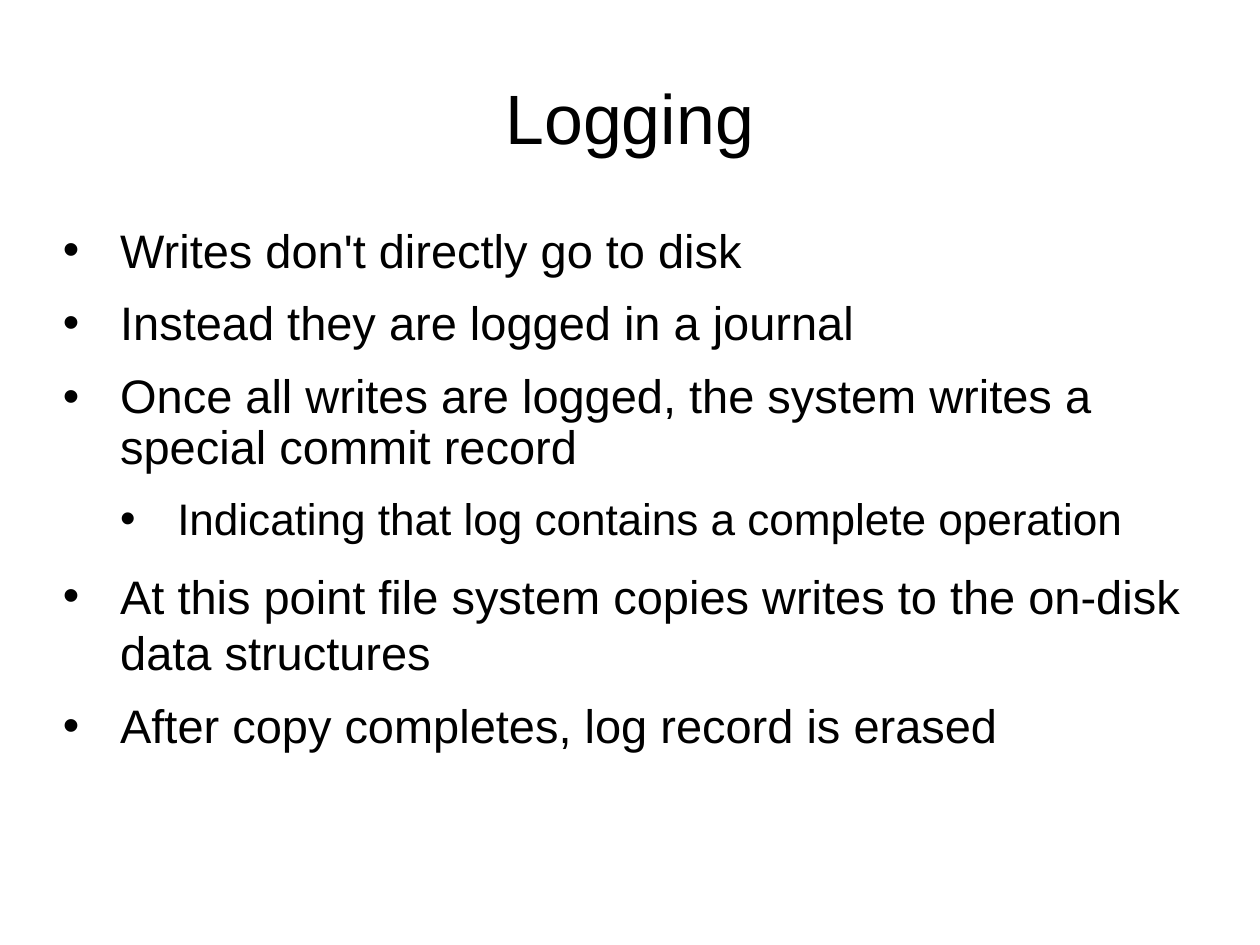
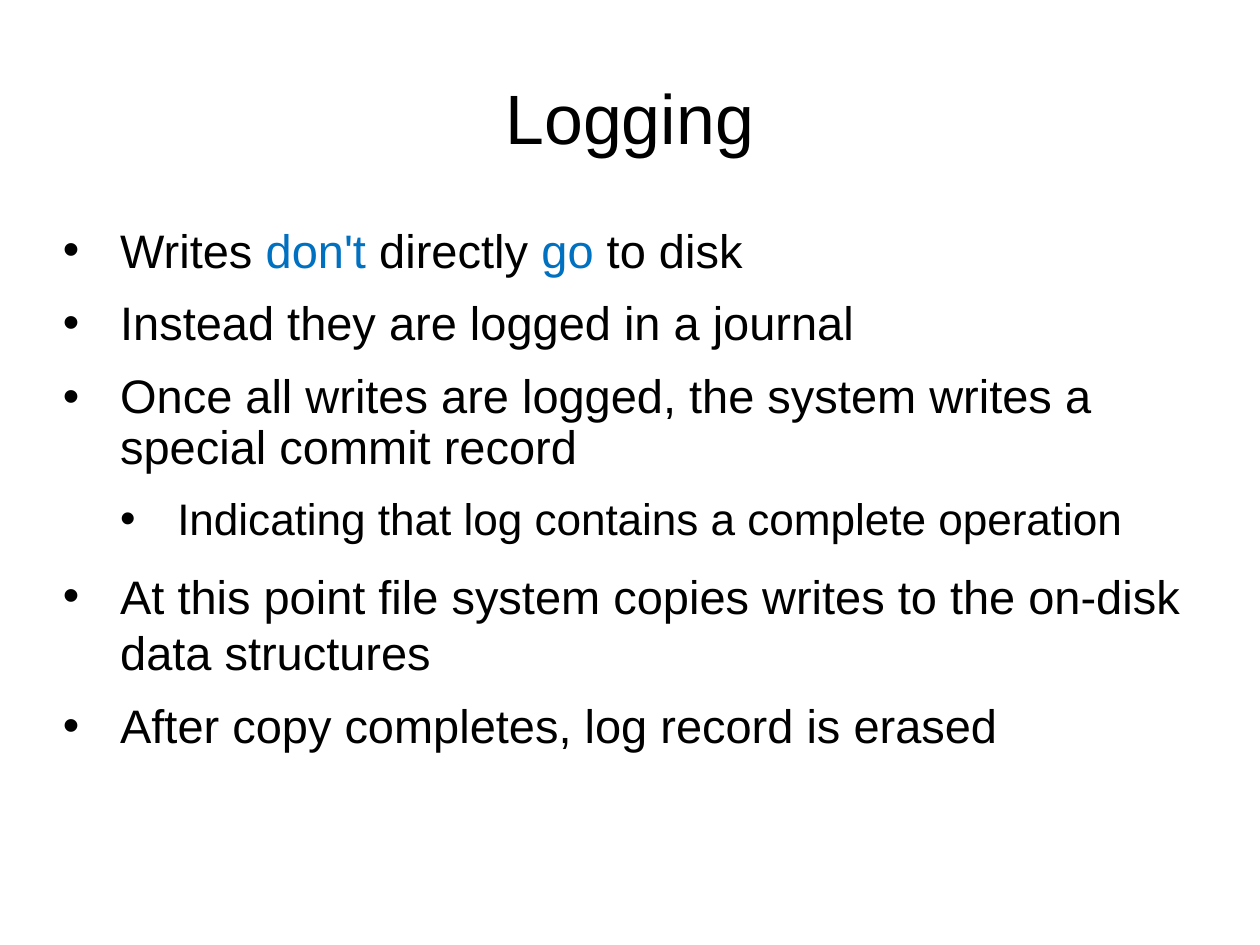
Before and after one commit to mars-research/cs5460, a slide deck: slide 44 of static/lectures/lecture12-file-system/lecture12-file-system.pptx. Drawn at 1260x945 pixels with LibreOffice and Linux fonts; fonts in the diff are those of the drawing. Boxes give left, top, right and bottom in pixels: in the first picture for what was removed or moved away, otherwise in the second. Text is boxed around its words. In the diff, an @@ line names an element or a change of style, - is before the commit and + after.

```diff
--- a/static/lectures/lecture12-file-system/lecture12-file-system.pptx
+++ b/static/lectures/lecture12-file-system/lecture12-file-system.pptx
@@ text at (120,234,743,277): text colour #000000 to #0070C0 in "don't go" @@
```
Also in this commit, not shown: 28 other slides changed, 1 other file.
